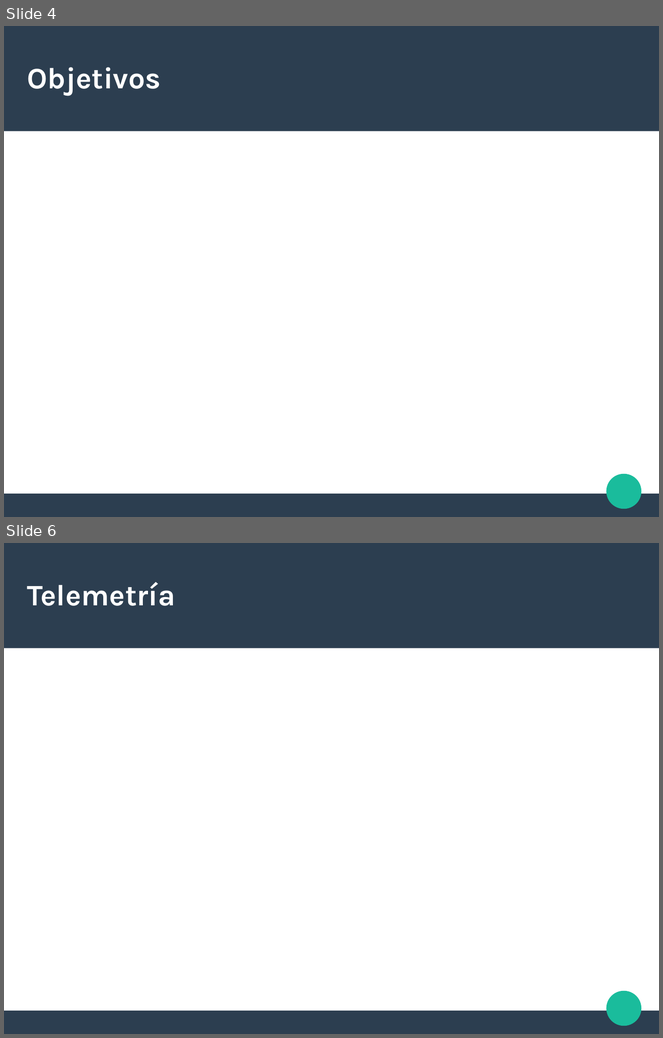
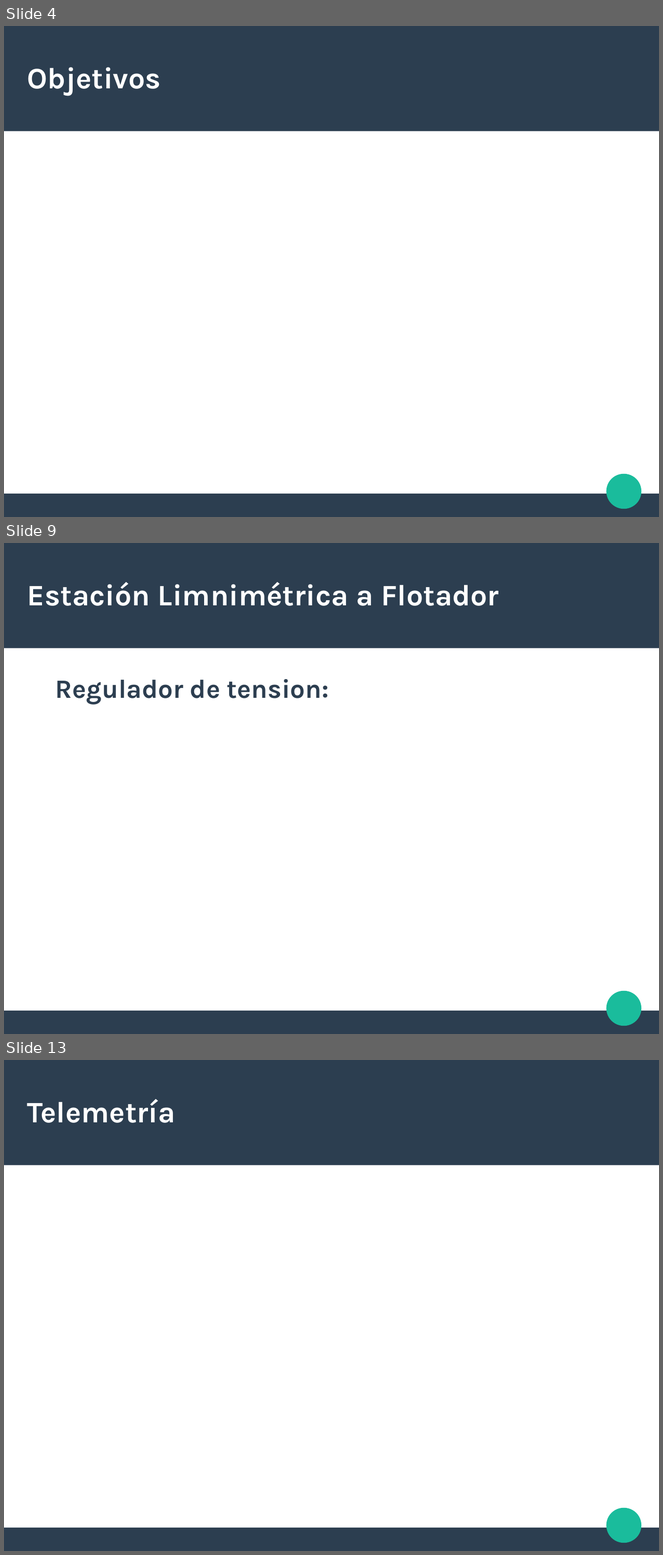
Before and after one commit to MaycoMD/PI, a slide deck: Documentos/PI_Presentacion_MaycoDagatti.odp. Shown one above the other, each under a label of ours: slides 4 and 6 before the commit, slides 4, 9 and 13 after it; the slides between them are not shown. The pictures are 663x1038 and 663x1555 pixels, drawn with LibreOffice and Linux fonts; fonts in the diff are those of the drawing. Boxes give left, top, right and bottom in pixels: in the first picture for what was removed or moved away, otherwise in the second. Text is boxed around its words. In the diff, an @@ line names an element or a change of style, - is before the commit and + after.

```diff
--- a/Documentos/PI_Presentacion_MaycoDagatti.odp
+++ b/Documentos/PI_Presentacion_MaycoDagatti.odp
@@ slide 9 added at box(4, 543, 659, 1034), background #FFFFFF; not listed: 3 template elements that a slide beside it also shows @@
@@ title added at box(27, 582, 500, 606), 36 pt, text #FFFFFF, bold @@
+Estación Limnimétrica a Flotador
@@ text added at box(55, 679, 329, 704), 32 pt, text #2C3E50, bold @@
+Regulador de tension:
@@ what was slide 6 is now slide 13 @@
```
Also in this commit, not shown: 1 slide changed, 6 other slides added, 1 other file.
